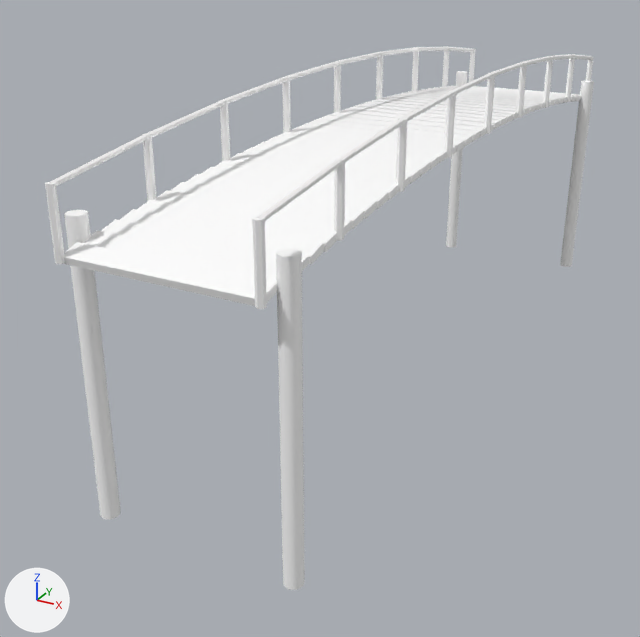
What one commit did to the Blender file art/env/bridge_wood.blend.
One viewpoint serves both versions: a 50 mm camera at (6.92, -16.21, 4.07) aimed at (-1.15, -1.55, -3.25). Lighting does not change. The marker at lower left points along +X, +Y and +Z. The first picture is the older version. Objects named as collision shapes, trigger or cutter boxes, shadow casters or lower levels of detail are left out.

Objects in the first picture: 'Bridge'.
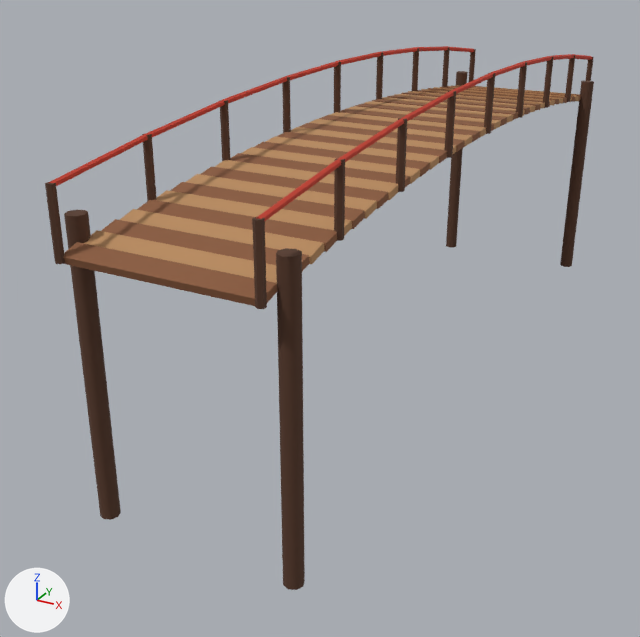
The change, as a diff of the scene's bpy script:
```diff
--- a/art/env/bridge_wood.blend.py
+++ b/art/env/bridge_wood.blend.py
@@ mat_vk_vcol @@
 n0 = _N.new('ShaderNodeBsdfPrincipled'); n0.name = 'Principled BSDF'
-n0.inputs[0].default_value = (1.0, 1.0, 1.0, 1.0)  # 'Base Color', white #ffffff
 n0.inputs[2].default_value = 0.9  # 'Roughness'
 n1 = _N.new('ShaderNodeOutputMaterial'); n1.name = 'Material Output'
+n2 = _N.new('ShaderNodeVertexColor'); n2.name = 'Color Attribute'
+n2.layer_name = 'Color'
 _L.new(n0.outputs[0], n1.inputs[0])  # 'BSDF' to 'Surface'
+_L.new(n2.outputs[0], n0.inputs[0])  # 'Color' to 'Base Color'
@@ me_bridge @@
 me_bridge.from_pydata(...)  # 792 vertices, 552 faces; spans x -1.9..1.9, y -8.1..8.1, z -4.5..1.7
 # used by ob_bridge; location = (0.0, 0.0, 0.0)
+# me_bridge part 1: 184 faces centred in x -1.8..1.8, y -8.1..8.1, z -4.5..1.7 are repainted in the vertex colours; the middle colour goes from brown #9e816d to brown #573827
+# me_bridge part 2: 128 faces centred in x -1.6..1.6, y -8.0..8.0, z 1.0..1.6 are repainted in the vertex colours; the middle colour goes from pink #e58976 to red #c8402e
+# me_bridge part 3: 120 faces centred in x -1.6..1.6, y -8.0..7.6, z 0.0..0.7 are repainted in the vertex colours; the middle colour goes from beige #c2a084 to brown #8a5a3b
+# me_bridge part 4: 120 faces centred in x -1.6..1.6, y -7.6..8.0, z 0.0..0.7 are repainted in the vertex colours; the middle colour goes from beige #ddc3a3 to orange #b98b5e
 me_bridge.materials.append(mat_vk_vcol)
```

Pixel boxes (x1, y1, x2, y2) of what changed, in the pictures (640 x 637 px):
'Bridge', recoloured (white to brown)
    both: (45, 46, 594, 590)
part 1 of me_bridge, recoloured
    both: (45, 47, 594, 590)
part 2 of me_bridge, recoloured
    both: (49, 46, 592, 221)
part 3 of me_bridge, recoloured (beige to brown)
    both: (63, 85, 581, 306)
part 4 of me_bridge, recoloured (beige to orange)
    both: (85, 85, 580, 284)
